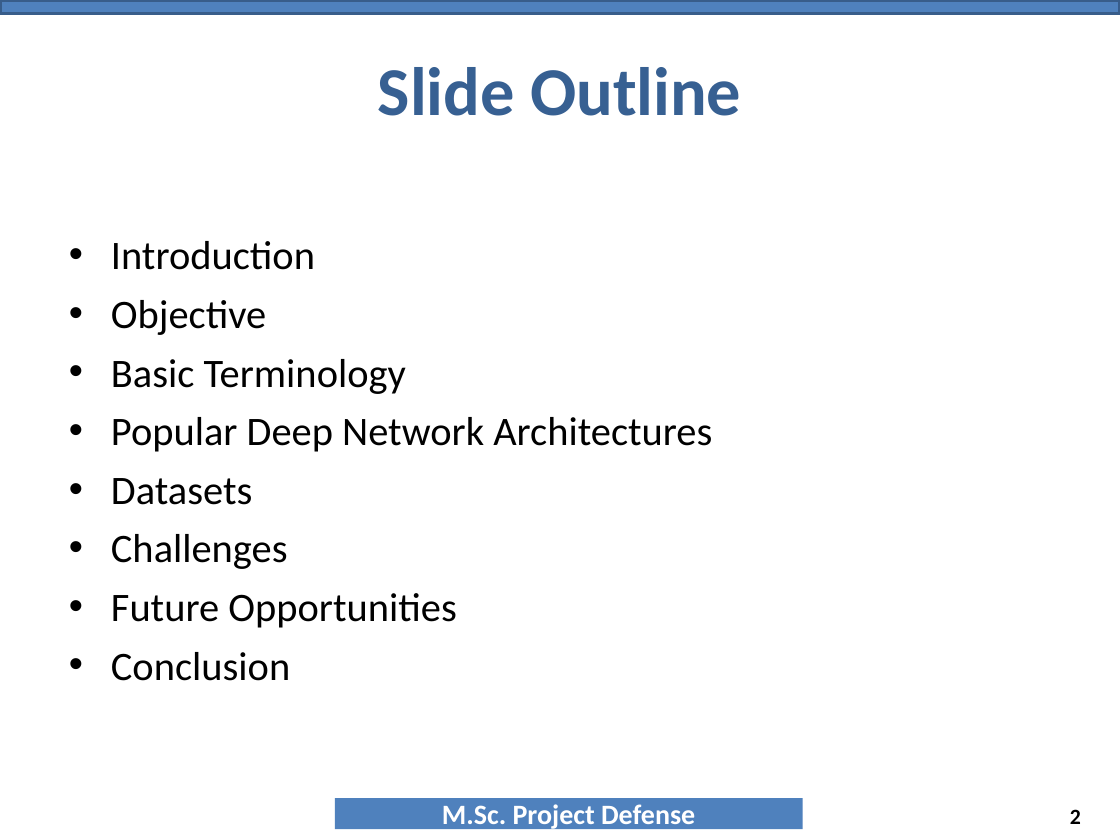
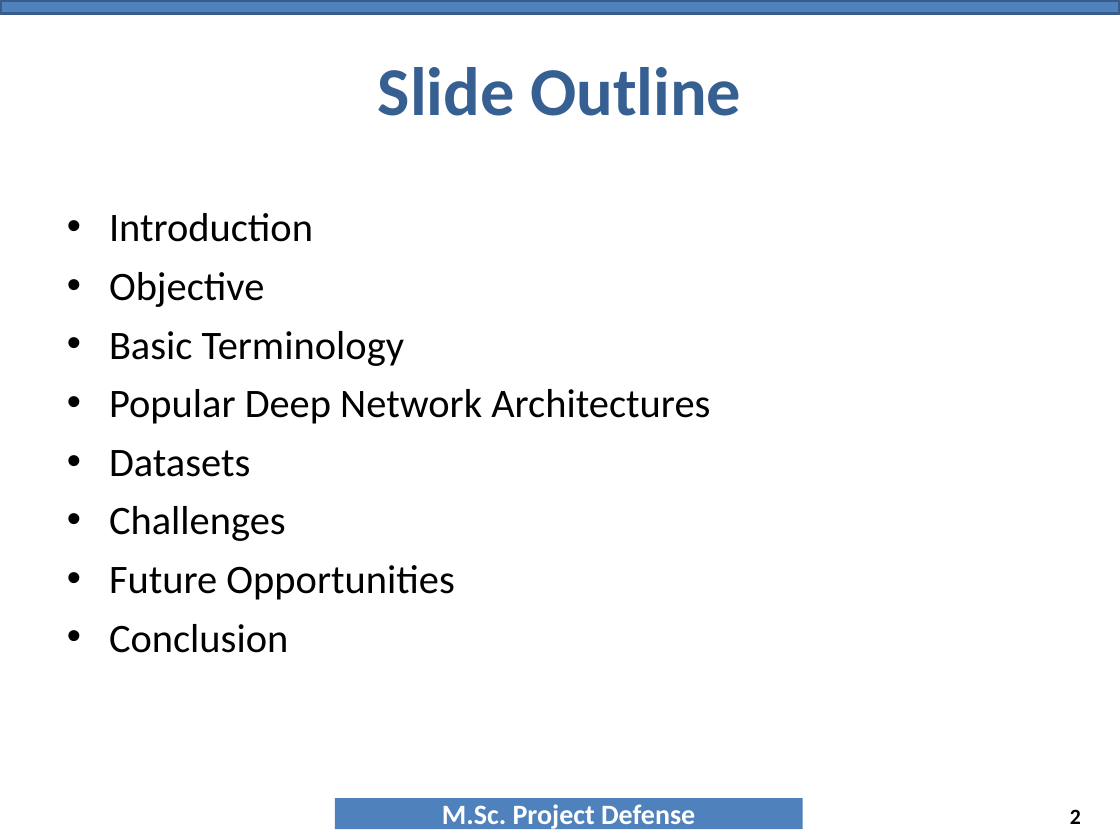
Before and after one commit to NAYANCSE27/msc-project, a slide deck: slide 2 of 9_PresentationTemplate_MscProject_CSE-057443.ppt. Drawn at 1120x840 pixels with LibreOffice and Linux fonts; fonts in the diff are those of the drawing; background and template pictures are left out. Boxes give left, top, right and bottom in pixels: in the first picture for what was removed or moved away, otherwise in the second. Text is boxed around its words. In the diff, an @@ line names an element or a change of style, - is before the commit and + after.

Commit message:
added basic information

```diff
--- a/9_PresentationTemplate_MscProject_CSE-057443.ppt
+++ b/9_PresentationTemplate_MscProject_CSE-057443.ppt
@@ text "Introduction": place and size @@
-text "Introduction" at [111, 241, 712, 681]
+text "Introduction" at [109, 213, 710, 653]
```
Also in this commit, not shown: 1 other slide changed, 9 slides added.
